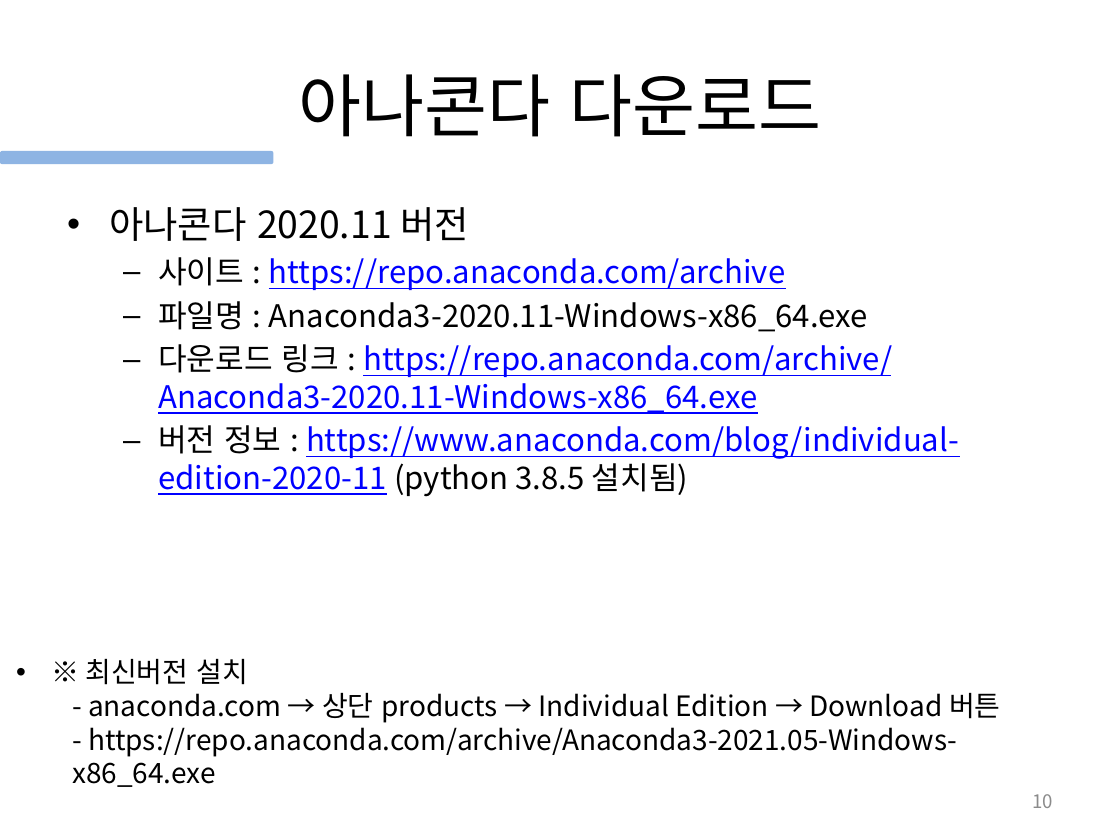
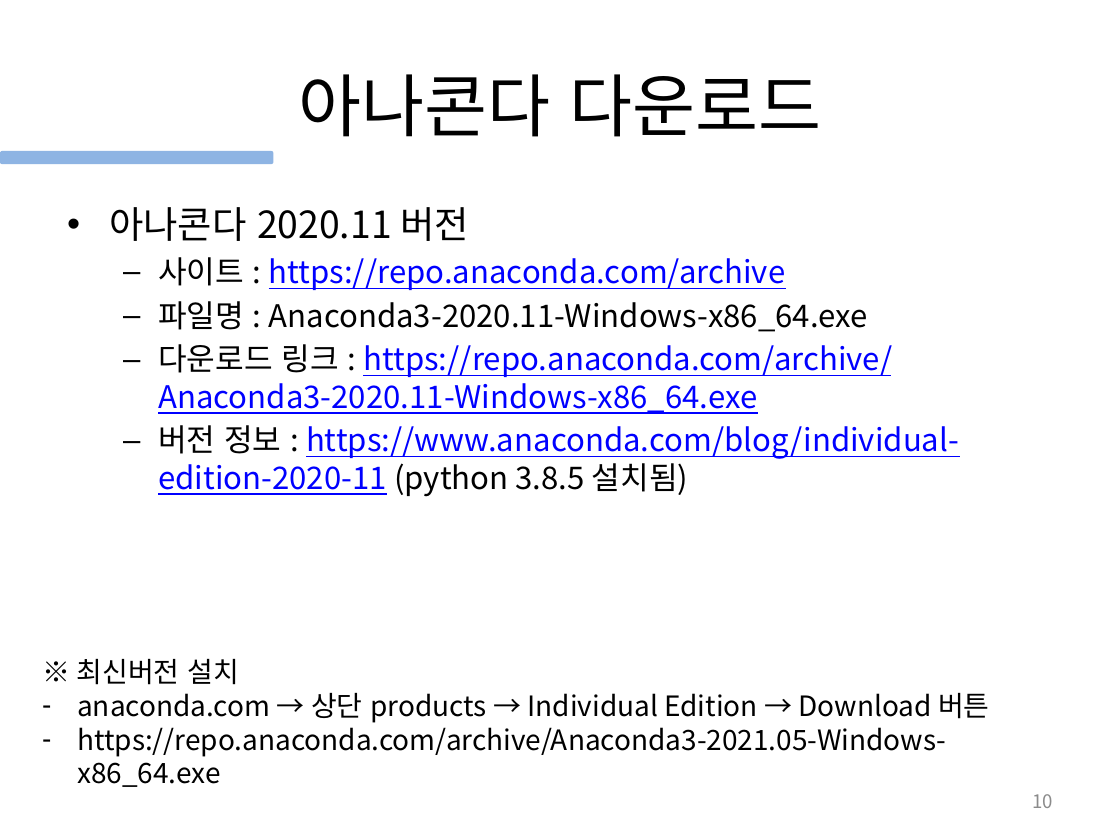
Before and after one commit to gubosd/lecture20, a slide deck: slide 10 of 20211021_파이썬 기초.pptx. Drawn at 1120x840 pixels with LibreOffice and Linux fonts; fonts in the diff are those of the drawing. Boxes give left, top, right and bottom in pixels: in the first picture for what was removed or moved away, otherwise in the second. Text is boxed around its words. In the diff, an @@ line names an element or a change of style, - is before the commit and + after.

```diff
--- a/20211021_파이썬 기초.pptx
+++ b/20211021_파이썬 기초.pptx
@@ text at box(77, 659, 239, 685): bullet • to none @@
@@ text at box(77, 693, 990, 787): text changed @@
-  - anaconda.com → 상단 products → Individual Edition → Download 버튼
-  - https://repo.anaconda.com/archive/Anaconda3-2021.05-Windows-x86_64.exe
+– anaconda.com → 상단 products → Individual Edition → Download 버튼
+– https://repo.anaconda.com/archive/Anaconda3-2021.05-Windows-x86_64.exe
```
Also in this commit, not shown: 1 other slide changed.
